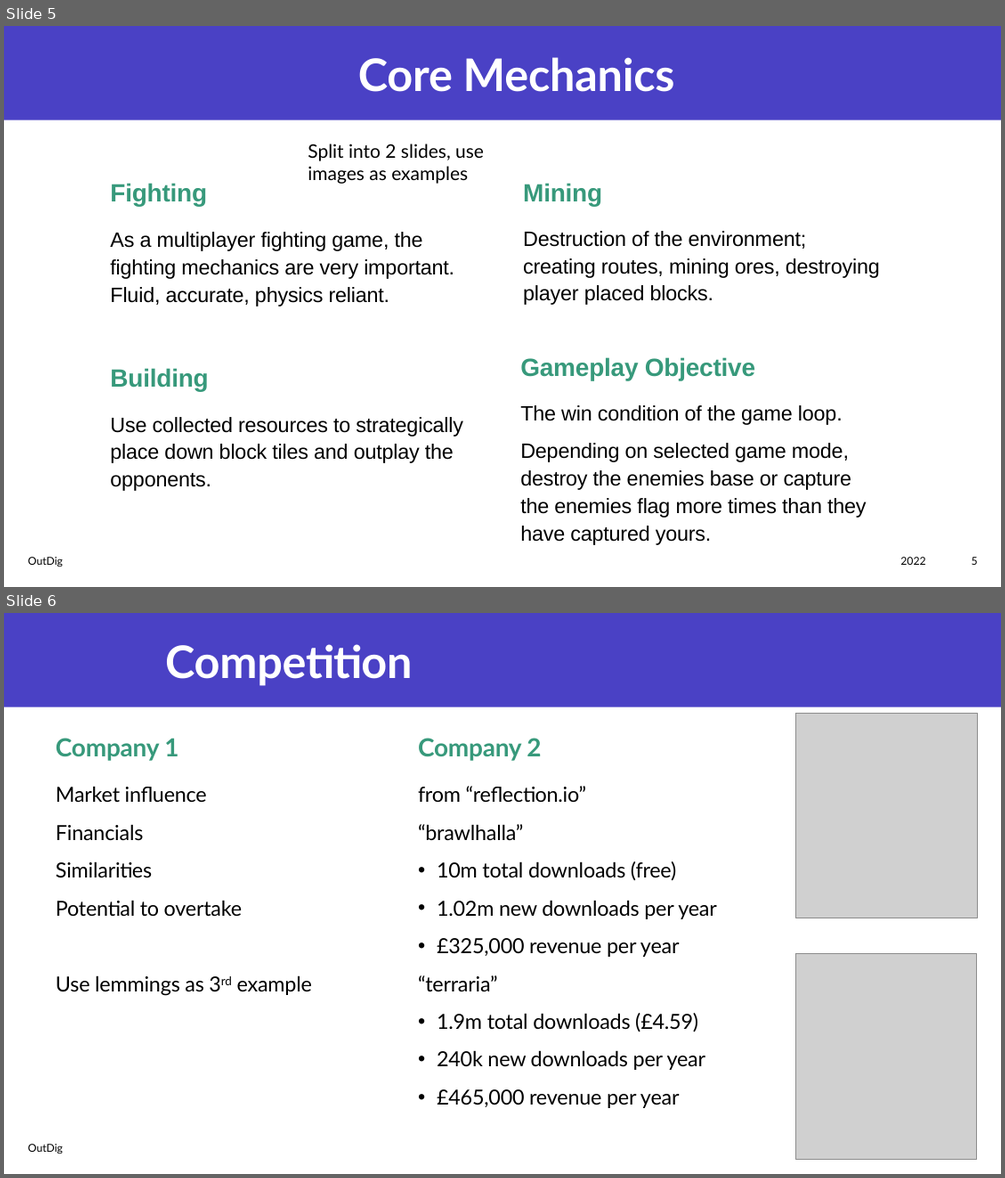
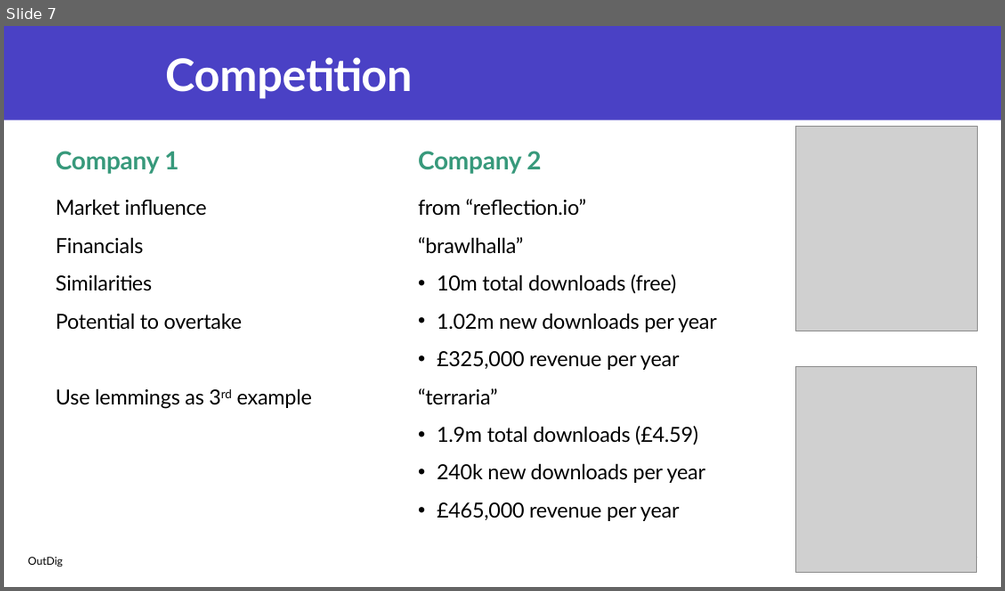
Before and after one commit to Joe34441/IndieDevPPT, a slide deck: CT6018 Joe Mason s4001719.pptx. Shown one above the other, each under a label of ours: slides 5 and 6 before the commit, slide 7 after it. The pictures are 1005x1178 and 1005x591 pixels, drawn with LibreOffice and Linux fonts; fonts in the diff are those of the drawing; grey boxes stand for pictures. Boxes give left, top, right and bottom in pixels: in the first picture for what was removed or moved away, otherwise in the second. Text is boxed around its words. In the diff, an @@ line names an element or a change of style, - is before the commit and + after.

```diff
--- a/CT6018 Joe Mason s4001719.pptx
+++ b/CT6018 Joe Mason s4001719.pptx
@@ slide 5 removed at <box>4,26,1001,587</box>, background #FFFFFF; not listed: 1 template element that a slide beside it also shows @@
@@ title removed at <box>358,57,675,92</box> @@
-Core Mechanics
@@ text removed at <box>307,143,484,184</box> @@
-Split into 2 slides, use images as examples
@@ text removed at <box>110,183,207,206</box> @@
-Fighting
@@ text removed at <box>523,183,602,206</box> @@
-Mining
@@ text removed at <box>110,232,454,306</box> @@
-As a multiplayer fighting game, the fighting mechanics are very important. Fluid, accurate, physics reliant.
@@ text removed at <box>523,231,880,305</box> @@
-Destruction of the environment; creating routes, mining ores, destroying player placed blocks.
@@ text removed at <box>110,368,208,391</box> @@
-Building
@@ text removed at <box>520,357,755,380</box> @@
-Gameplay Objective
@@ text removed at <box>110,417,463,491</box> @@
-Use collected resources to strategically place down block tiles and outplay the opponents.
@@ text removed at <box>520,405,866,545</box> @@
-The win condition of the game loop.
-Depending on selected game mode, destroy the enemies base or capture the enemies flag more times than they have captured yours.
@@ text removed at <box>28,556,63,567</box> @@
-OutDig
@@ text removed at <box>900,556,925,564</box> @@
-2022
@@ page number removed at <box>971,556,978,564</box> @@
-5
@@ what was slide 6 is now slide 7 @@
```
Also in this commit, not shown: 4 slides changed, 2 slides added, 4 other files.
